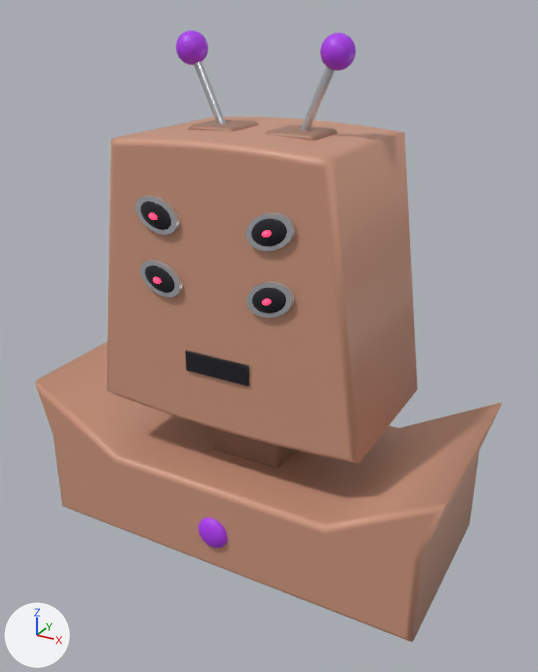
Two versions of the glTF model robot/testdata/model-seed-1.glb, one commit apart.
One viewpoint serves both versions: a camera (50 mm lens) standing at (0.601, -1.068, 0.926) and looking at (0.023, -0.018, 0.401). Lighting does not change. The marker at lower left points along +X, +Y and +Z. The picture after the commit comes second. Where no turn or scale is listed for an object, it has been applied to the vertices.

The scene before the commit, as lines of its bpy script (objects in view):
```python
me_chest_light = bpy.data.meshes.new('chest-light')
me_chest_light.from_pydata(...)  # a UV sphere (24 segments, 12 rings, poles along z) spanning x -0.03..0.03, y -0.195..-0.165, z 0.05..0.11
me_chest_light.materials.append(mat_accent)  # purple #b13af2
me_eye_ring_1 = bpy.data.meshes.new('eye-ring-1')
me_eye_ring_1.from_pydata(...)  # 66 vertices, 128 faces; spans x 0.0614..0.1386, y -0.158..-0.142, z 0.6037..0.6606
me_eye_ring_1.materials.append(mat_metal)  # light grey #d9dde3
me_neck = bpy.data.meshes.new('neck')
me_neck.from_pydata(...)  # 40 vertices, 76 faces; spans x -0.07..0.07, y -0.07..0.07, z 0.16..0.31
me_neck.materials.append(mat_neck)  # brown #906a58
me_shoulders = bpy.data.meshes.new('shoulders')
me_shoulders.from_pydata(...)  # 80 vertices, 156 faces; spans x -0.399..0.399, y -0.18..0.18, z 0.0..0.278
me_shoulders.materials.append(mat_body)  # brown #ce977e
ob_chest_light = bpy.data.objects.new('chest-light', me_chest_light)
ob_chest_light.location = (0.0, 0.0, 0.0)
ob_eye_ring_1 = bpy.data.objects.new('eye-ring-1', me_eye_ring_1)
ob_eye_ring_1.location = (0.0, 0.0, 0.0)
ob_neck = bpy.data.objects.new('neck', me_neck)
ob_neck.location = (0.0, 0.0, 0.0)
ob_shoulders = bpy.data.objects.new('shoulders', me_shoulders)
ob_shoulders.location = (0.0, 0.0, 0.0)
# also in view: 'mouth' at (0.0, -0.152, 0.39); 'antenna-ball-0' at (-0.128, 0.0, 0.868); 'antenna-ball-1' at (0.128, 0.0, 0.868); 'head' at (0.0, 0.0, 0.508)
```
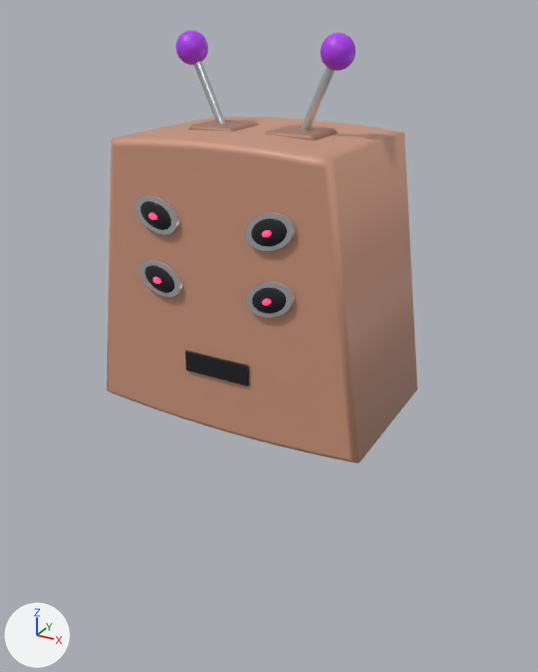
The change, as a diff of the scene's bpy script:
```diff
--- a/robot/testdata/model-seed-1.glb.py
+++ b/robot/testdata/model-seed-1.glb.py
@@ ob_neck @@
-ob_neck = bpy.data.objects.new('neck', me_neck)
-ob_neck.location = (0.0, 0.0, 0.0)
@@ ob_shoulders @@
-ob_shoulders = bpy.data.objects.new('shoulders', me_shoulders)
-ob_shoulders.location = (0.0, 0.0, 0.0)
@@ ob_chest_light @@
-ob_chest_light = bpy.data.objects.new('chest-light', me_chest_light)
-ob_chest_light.location = (0.0, 0.0, 0.0)
```

What differs and where, as boxes (x1, y1, x2, y2) in the pictures (538 x 672 px):
'shoulders', deleted (brown)
    before: (36, 341, 502, 642)
'neck', deleted (brown)
    before: (213, 428, 296, 468)
'chest-light', deleted (purple)
    before: (198, 518, 228, 548)
